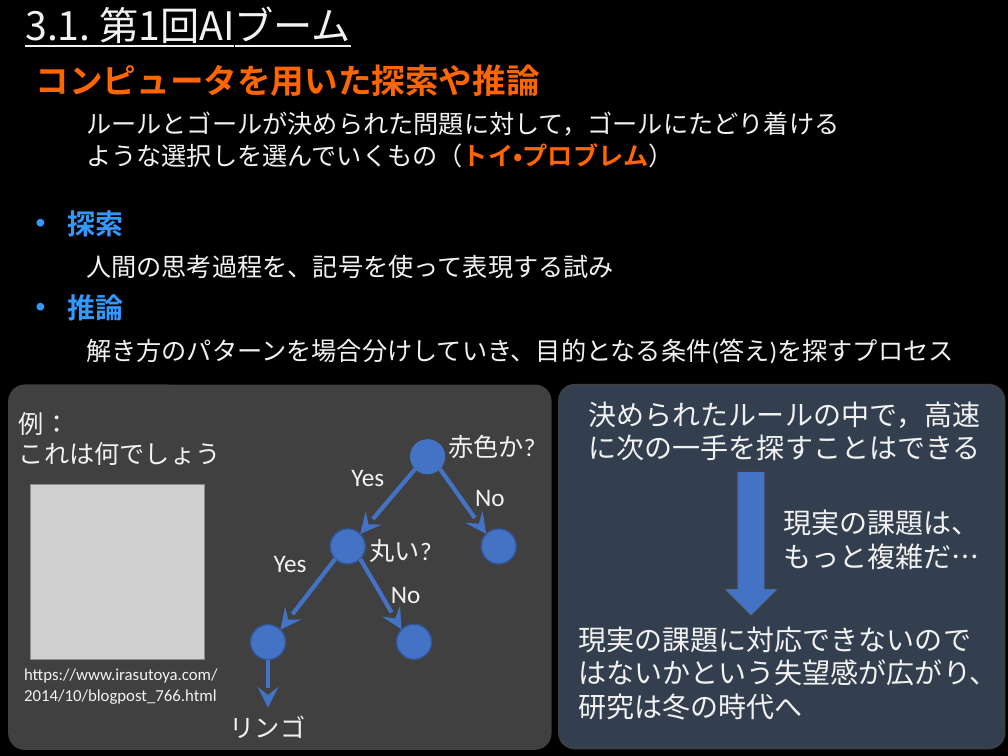
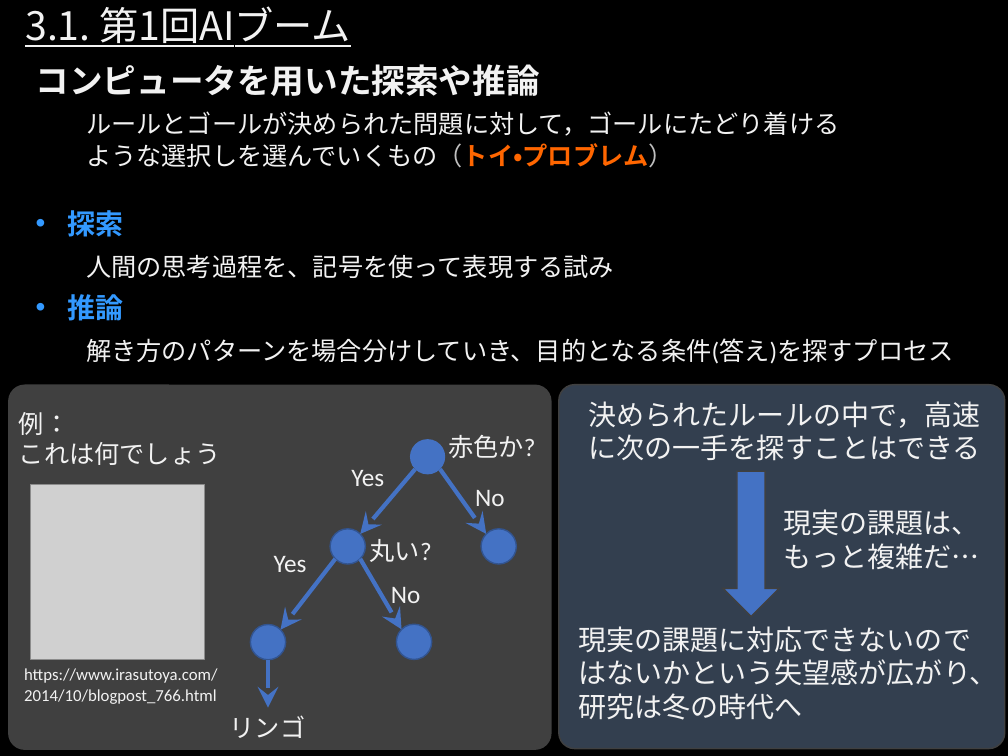
Before and after one commit to rurusasu/Diary, a slide deck: slide 10 of AIについて.pptx. Drawn at 1008x756 pixels with LibreOffice and Linux fonts; fonts in the diff are those of the drawing; grey boxes stand for pictures. Boxes give left, top, right and bottom in pixels: in the first picture for what was removed or moved away, otherwise in the second. Text is boxed around its words. In the diff, an @@ line names an element or a change of style, - is before the commit and + after.

```diff
--- a/AIについて.pptx
+++ b/AIについて.pptx
@@ text at (x1=36, y1=64, x2=673, y2=168): text colour #FF6600 to #F2F2F2 in "コンピュータを用いた探索や推論"; text colour #F2F2F2 to #BFBFBF in "ような選択しを選んでいくもの（トイ・プロブレム）" @@
```
Also in this commit, not shown: 1 other slide changed, 2 other files.
